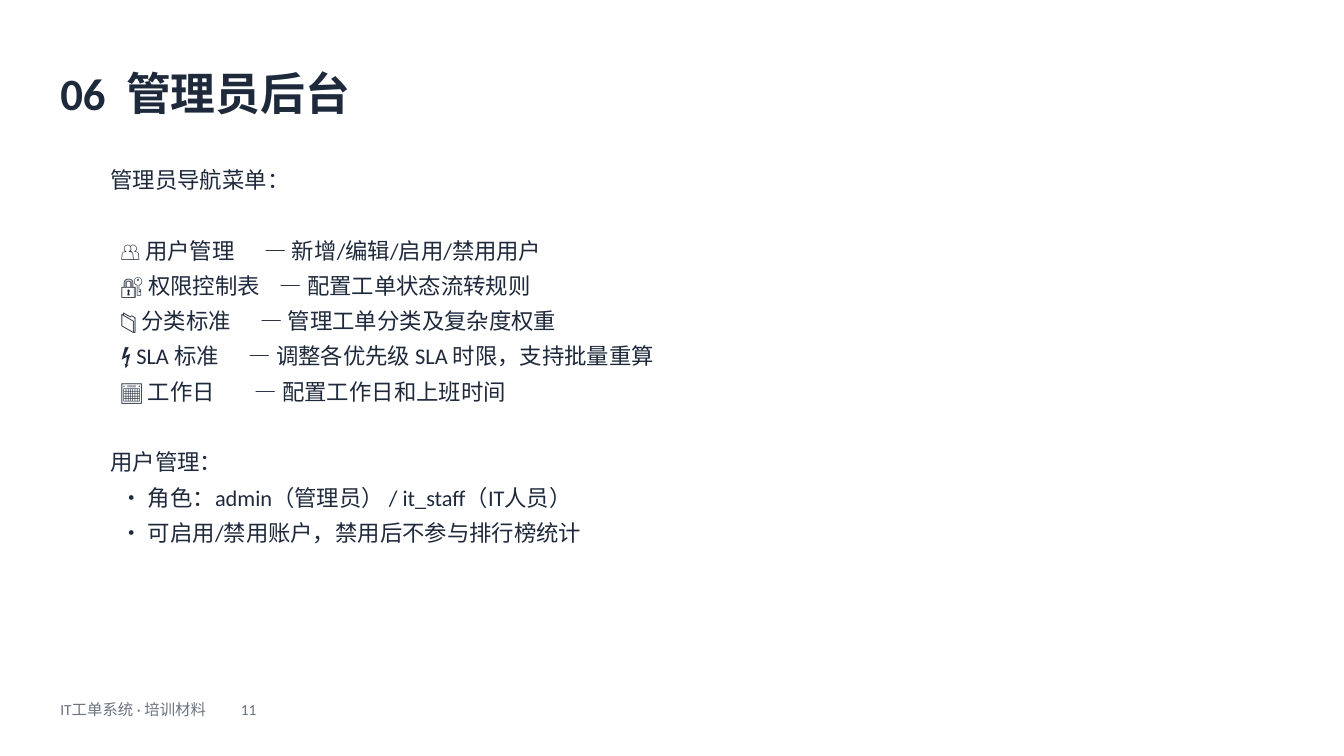
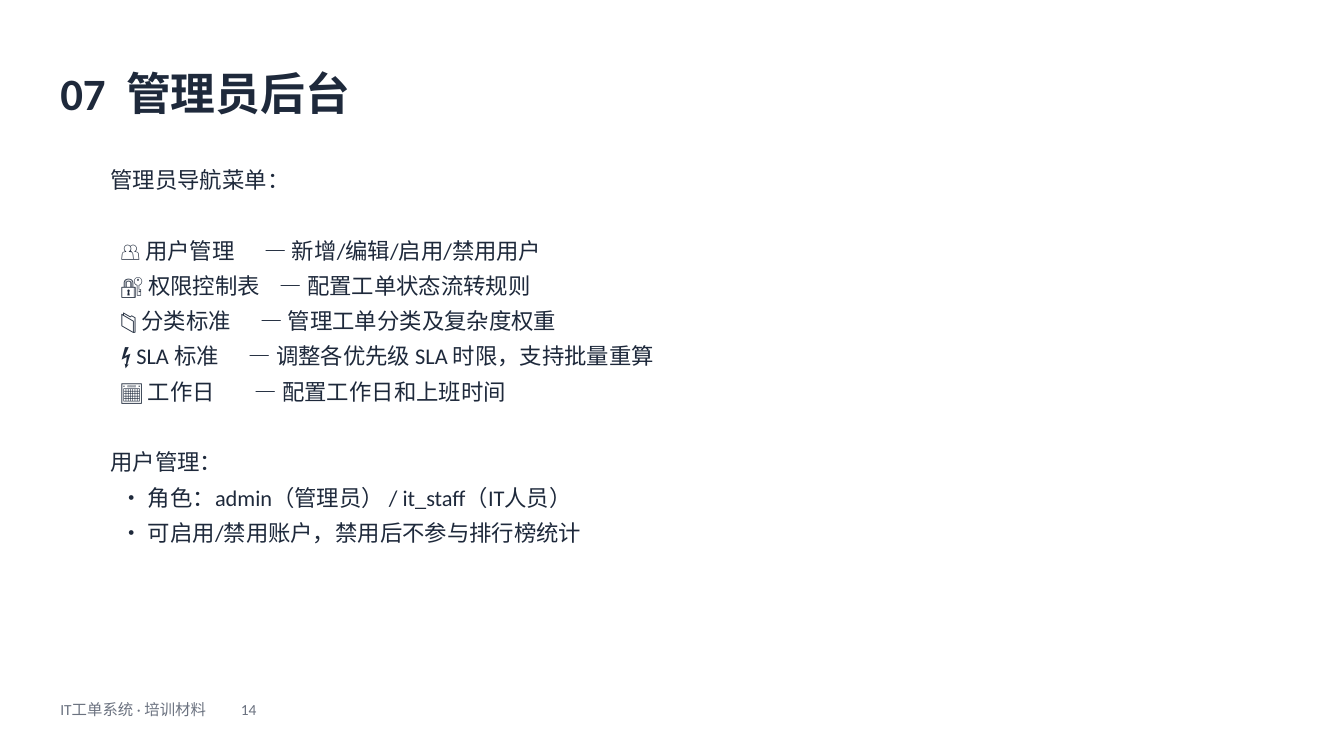
Before and after one commit to vspoptang/it-ticketing, a slide deck: slide 14 of docs/IT工单系统-培训材料.pptx (slide 11 before the commit). Drawn at 1344x756 pixels with LibreOffice and Linux fonts; fonts in the diff are those of the drawing. Boxes give left, top, right and bottom in pixels: in the first picture for what was removed or moved away, otherwise in the second. Text is boxed around its words. In the diff, an @@ line names an element or a change of style, - is before the commit and + after.

```diff
--- a/docs/IT工单系统-培训材料.pptx
+++ b/docs/IT工单系统-培训材料.pptx
@@ text at <box>60,71,350,115</box>: text changed @@
-06 管理员后台
+07 管理员后台
@@ text at <box>60,702,257,716</box>: text changed @@
-IT工单系统 · 培训材料 11
+IT工单系统 · 培训材料 14
```
Also in this commit, not shown: 12 other slides changed, 3 slides added, 2 other files.
